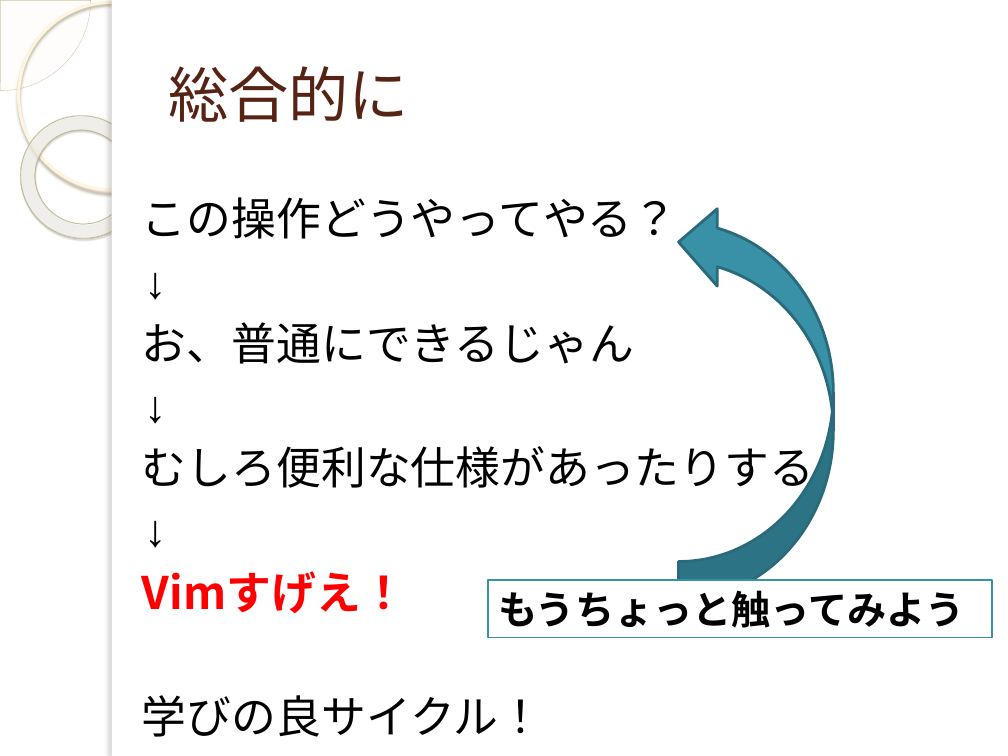
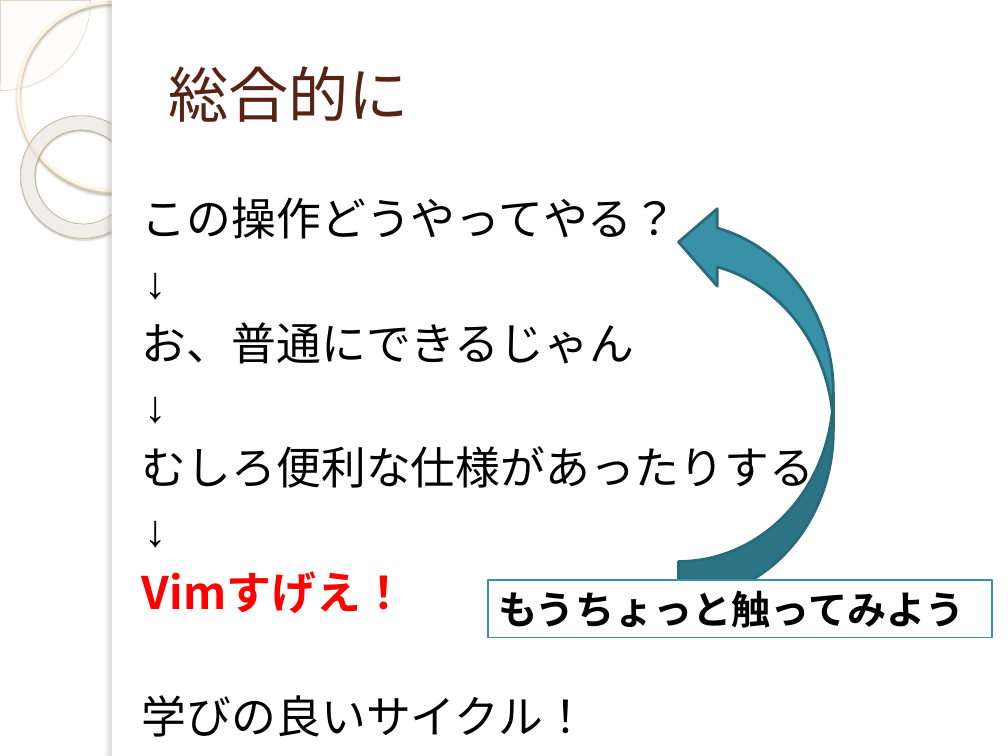
Before and after one commit to yuridonus/FEstudy, a slide deck: slide 32 of vimmer.pptx. Drawn at 1008x756 pixels with LibreOffice and Linux fonts; fonts in the diff are those of the drawing; background and template pictures are left out. Boxes give left, top, right and bottom in pixels: in the first picture for what was removed or moved away, otherwise in the second. Text is boxed around its words. In the diff, an @@ line names an element or a change of style, - is before the commit and + after.

```diff
--- a/vimmer.pptx
+++ b/vimmer.pptx
@@ text at [142, 695, 588, 737]: text changed @@
-学びの良サイクル！
+学びの良いサイクル！
```
Also in this commit, not shown: 2 other slides changed, 3 other files.
